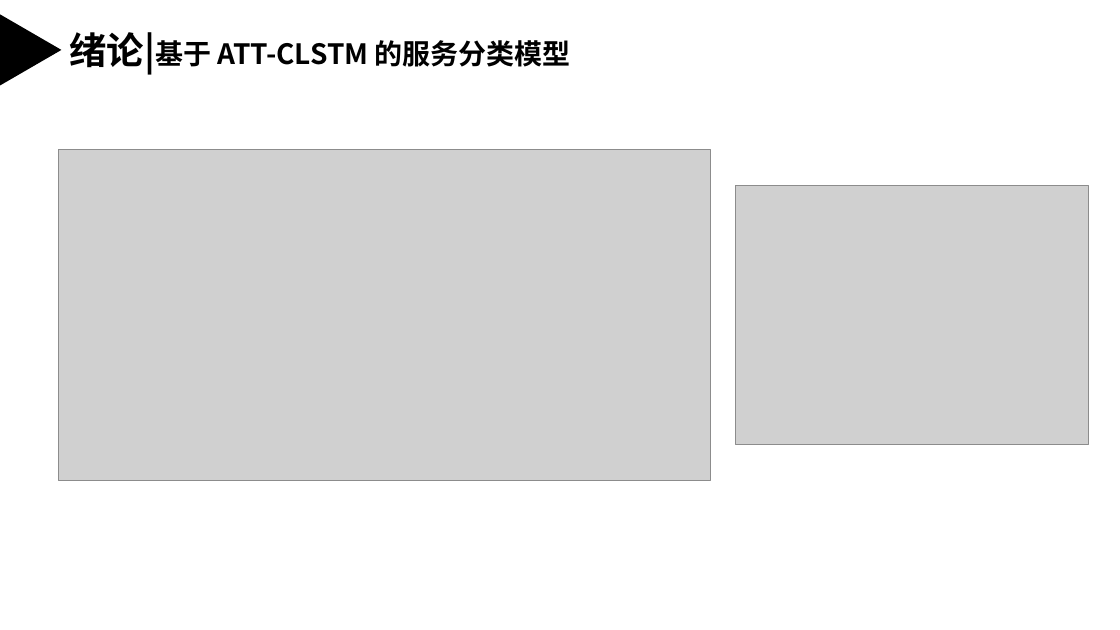
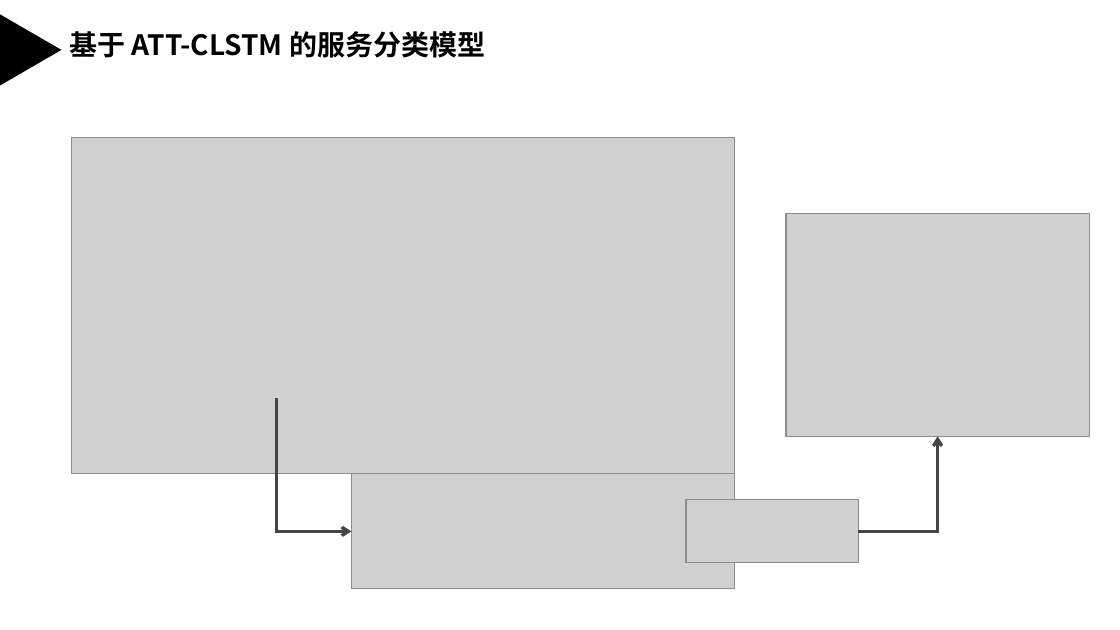
Before and after one commit to weixiao2333/zjuthesis-mphil, a slide deck: slide 10 of 硕士毕业论文答辩PPT.pptx (slide 12 before the commit). Drawn at 1120x630 pixels with LibreOffice and Linux fonts; fonts in the diff are those of the drawing; grey boxes stand for pictures. Boxes give left, top, right and bottom in pixels: in the first picture for what was removed or moved away, otherwise in the second. Text is boxed around its words. In the diff, an @@ line names an element or a change of style, - is before the commit and + after.

```diff
--- a/硕士毕业论文答辩PPT.pptx
+++ b/硕士毕业论文答辩PPT.pptx
@@ text at box(70, 31, 485, 58): text changed @@
-绪论|基于 ATT-CLSTM 的服务分类模型
+基于 ATT-CLSTM 的服务分类模型
@@ picture: place and size @@
-picture at box(58, 150, 710, 480)
+picture at box(72, 138, 735, 474)
@@ picture: place and size @@
-picture at box(736, 186, 1089, 445)
+picture at box(786, 214, 1090, 437)
@@ elbow arrow added from (277, 398) to (352, 531), #454545 2 pt @@
@@ elbow arrow added from (858, 531) to (937, 437), #454545 2 pt @@
@@ picture added at box(352, 474, 735, 588) @@
@@ picture added at box(685, 500, 858, 562) @@
```
Also in this commit, not shown: 28 other slides changed, 3 slides added, 13 slides removed.
